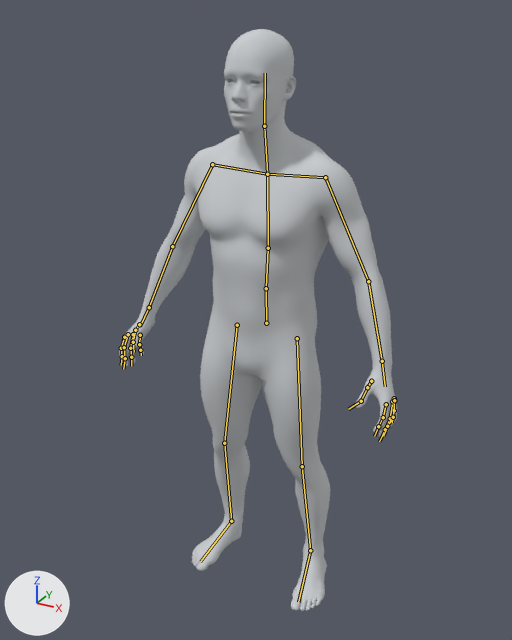
Before and after pictures for a commit that changed the glTF model artifacts/exercise-batches/batch-006/assets/3479/motion.glb.
One viewpoint serves both versions: a 50 mm camera at (0.937, -1.733, 1.848) aimed at (0.0, -0.029, 0.996). Every picture has the same lights, and +X, +Y and +Z are marked at lower left. The older version comes first. Both versions are drawn at frame 119 of the action 'Exercise_3479'; the numbers are the values there. The bones that change, and the others that lie on the model, are drawn over the model as lines.

The first picture shows 'female_v006lowresUV'.
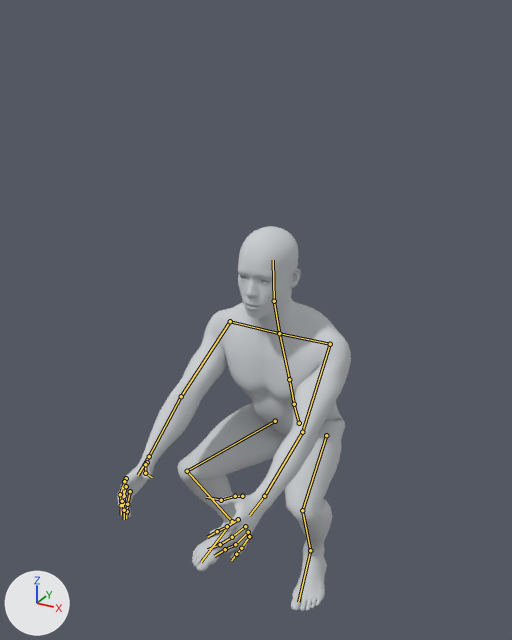
The change in detail:
Bone 'Hips' (bone_hips) moves from (0.0, -0.001, 0.0) to (0.0, -0.513, -0.237).
Bone 'Hips' (bone_hips) turns from (0, 0, 0) to (22, 0, 0) degrees about its own x, y and z.
Bone 'LeftUpLeg' (bone_leftupleg) turns from (-2, 0, 0) to (-104, -27, -15) degrees about its own x, y and z.
Bone 'LeftLeg' (bone_leftleg) turns from (4, 0, 2) to (103, -32, 26) degrees about its own x, y and z.
Bone 'LeftFoot' (bone_leftfoot) turns from (-8, 5, -2) to (-10, 6, -27) degrees about its own x, y and z.
Bone 'RightUpLeg' (bone_rightupleg) turns from (-3, 0, 0) to (-104, 27, 15) degrees about its own x, y and z.
Bone 'RightLeg' (bone_rightleg) turns from (5, 0, -2) to (103, 32, -26) degrees about its own x, y and z.
Bone 'RightFoot' (bone_rightfoot) turns from (-8, -5, 2) to (-10, -6, 27) degrees about its own x, y and z.
Bone 'Spine' (bone_spine) turns from (0, 0, 0) to (2, 0, 0) degrees about its own x, y and z.
Bone 'Spine1' (bone_spine1) turns from (0, 0, 0) to (-4, 0, 0) degrees about its own x, y and z.
Bone 'LeftArm' (bone_leftarm) turns from (0, 0, 0) to (-65, -20, -20) degrees about its own x, y and z.
Bone 'LeftForeArm' (bone_leftforearm) turns from (0, 0, 0) to (1, 0, -1) degrees about its own x, y and z.
Bone 'Neck' (bone_neck) turns from (0, 0, 0) to (-10, 0, 0) degrees about its own x, y and z.
Bone 'Head' (bone_head) turns from (0, 0, 0) to (-6, 0, 0) degrees about its own x, y and z.
Bone 'RightArm' (bone_rightarm) turns from (0, 0, 0) to (-65, 20, 20) degrees about its own x, y and z.
Bone 'RightForeArm' (bone_rightforearm) turns from (-1, 0, 0) to (1, 0, 1) degrees about its own x, y and z.

Pixel boxes [x1, y1, x2, y2] of what changed, in the pictures (512 x 640 px):
'female_v006lowresUV', posed (16% narrower, 34% shorter): before [119, 29, 397, 611]; after [117, 226, 351, 611]
bone 'Hips', root to tip: before (266, 323) to (266, 290); after (299, 423) to (294, 405)
bone 'LeftUpLeg', root to tip: before (297, 338) to (302, 466); after (326, 435) to (302, 510)
bone 'LeftLeg', root to tip: before (302, 466) to (310, 550); after (302, 510) to (310, 550)
bone 'RightUpLeg', root to tip: before (237, 325) to (224, 443); after (275, 421) to (187, 471)
bone 'RightLeg', root to tip: before (224, 443) to (231, 521); after (187, 471) to (232, 521)
bone 'RightFoot', root to tip: before (231, 521) to (200, 561); after (232, 521) to (201, 562)
bone 'Spine', root to tip: before (266, 288) to (268, 248); after (294, 404) to (289, 379)
bone 'Spine1', root to tip: before (268, 248) to (267, 174); after (289, 379) to (279, 333)
bone 'LeftArm', root to tip: before (325, 177) to (368, 281); after (330, 344) to (302, 432)
bone 'LeftForeArm', root to tip: before (368, 281) to (382, 361); after (302, 432) to (264, 496)
bone 'Neck', root to tip: before (267, 174) to (264, 126); after (279, 333) to (274, 301)
bone 'Head', root to tip: before (264, 126) to (265, 73); after (274, 301) to (273, 260)
bone 'RightArm', root to tip: before (212, 164) to (172, 246); after (230, 321) to (181, 396)
bone 'RightForeArm', root to tip: before (172, 246) to (149, 307); after (181, 396) to (149, 456)
